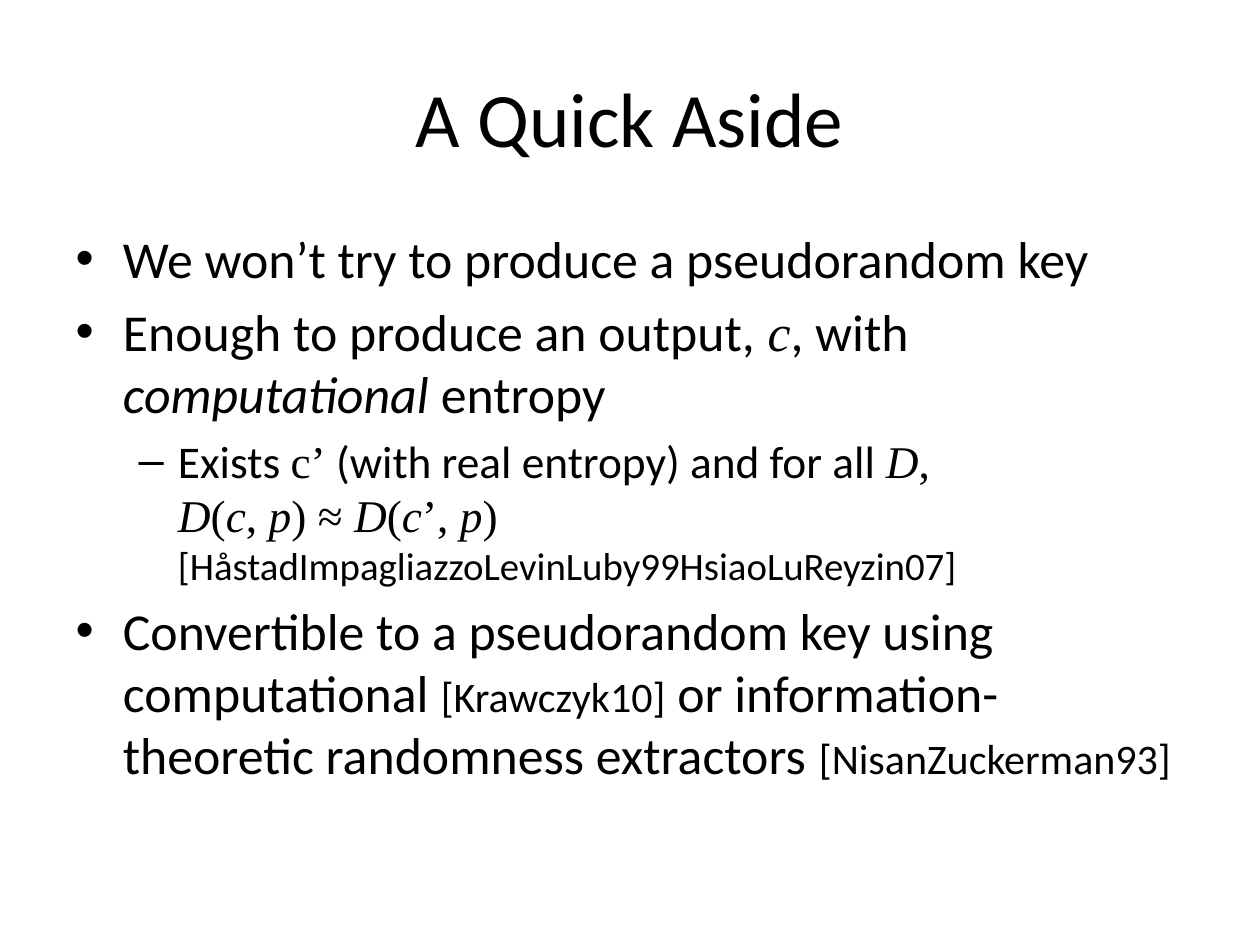
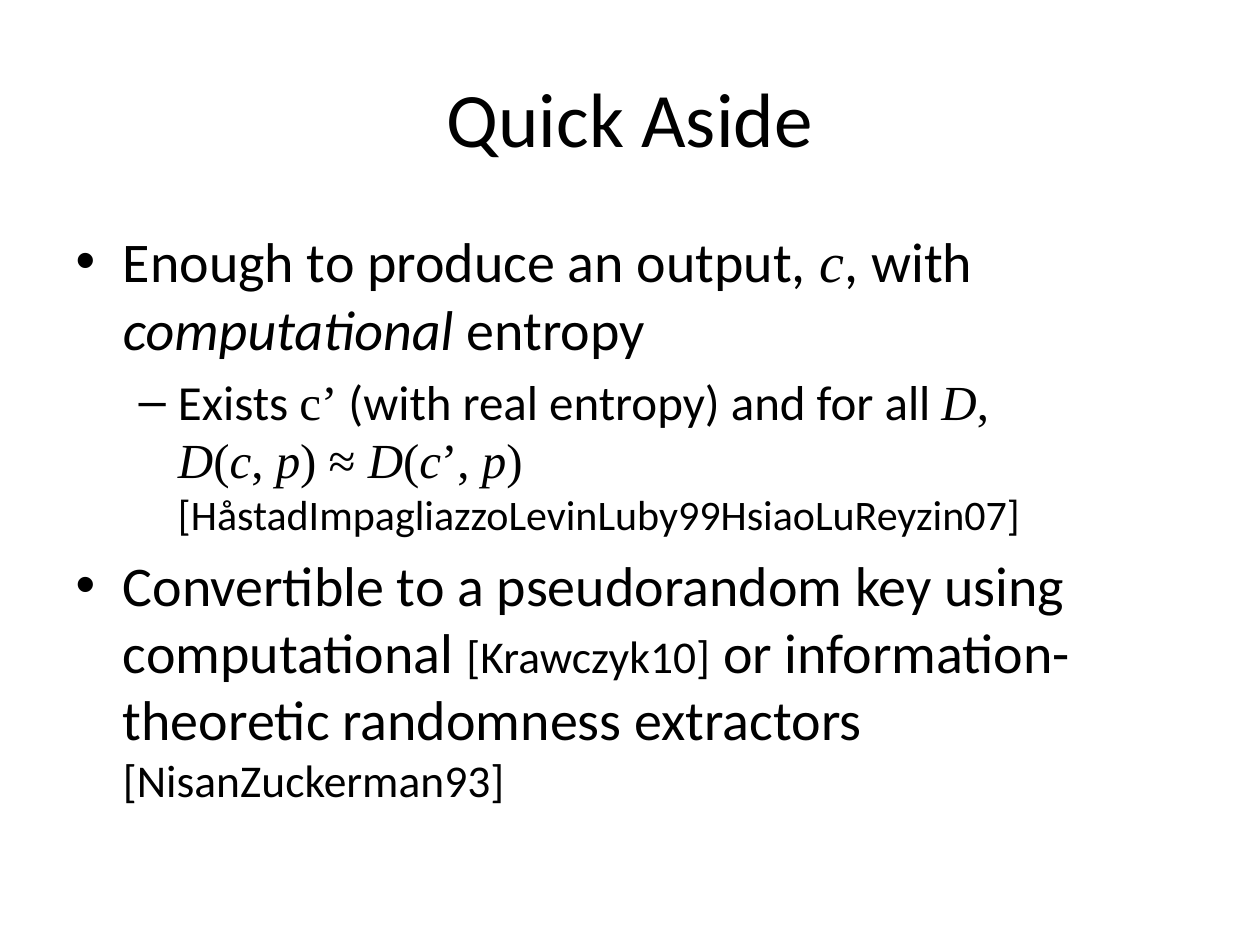
Before and after one commit to xianruimeng/comp-fuzzy-ext, a slide deck: slide 8 of constantRate/KeyDerivationWithNegativeUsable.pptx. Drawn at 1260x945 pixels with LibreOffice and Linux fonts; fonts in the diff are those of the drawing. Boxes give left, top, right and bottom in pixels: in the first picture for what was removed or moved away, otherwise in the second. Text is boxed around its words. In the diff, an @@ line names an element or a change of style, - is before the commit and + after.

```diff
--- a/constantRate/KeyDerivationWithNegativeUsable.pptx
+++ b/constantRate/KeyDerivationWithNegativeUsable.pptx
@@ title at <box>447,93,812,158</box>: text changed @@
-A Quick Aside
+Quick Aside
@@ text "Enough to produce an output, ..." at <box>123,243,1070,804</box>: size 29.6 to 32 pt in "Enough to produce an output, c, with ...", "Convertible to a pseudorandom key using computational ..."; size 25.9 to 28 pt in "Exists c’ (with real entropy) and for ..."; size 22.2 to 24 pt in "[HåstadImpagliazzoLevinLuby99HsiaoLuReyzin07]"; size 24.1 to 26 pt in "[Krawczyk10] [NisanZuckerman93]" @@
@@ text at <box>123,241,1089,287</box>: paragraph removed @@
-• We won’t try to produce a pseudorandom key
```
Also in this commit, not shown: 5 other slides changed, 10 slides added.
